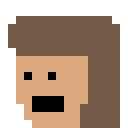
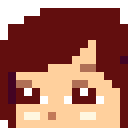
Layer changes from the first (128, 128) image to the second:
added layer "Layer 4" above "Layer 3" over [0, 8, 128, 128]
hid "Layer 3" over [8, 16, 120, 128]
